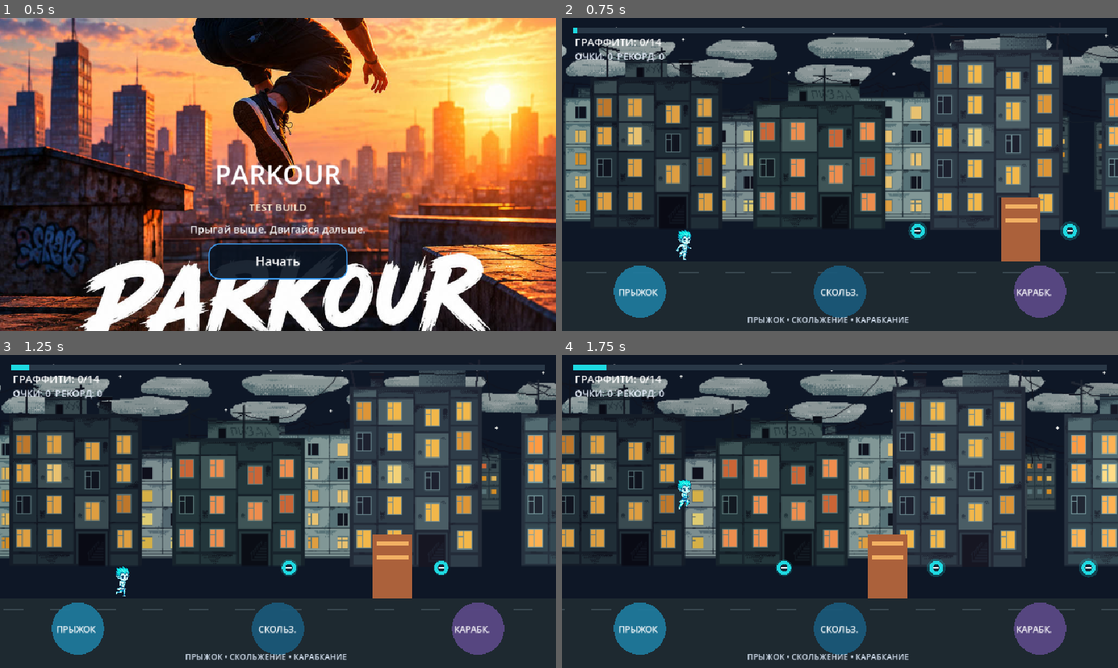
Above: before the commit, frames 1-4 (two rows, left to right).
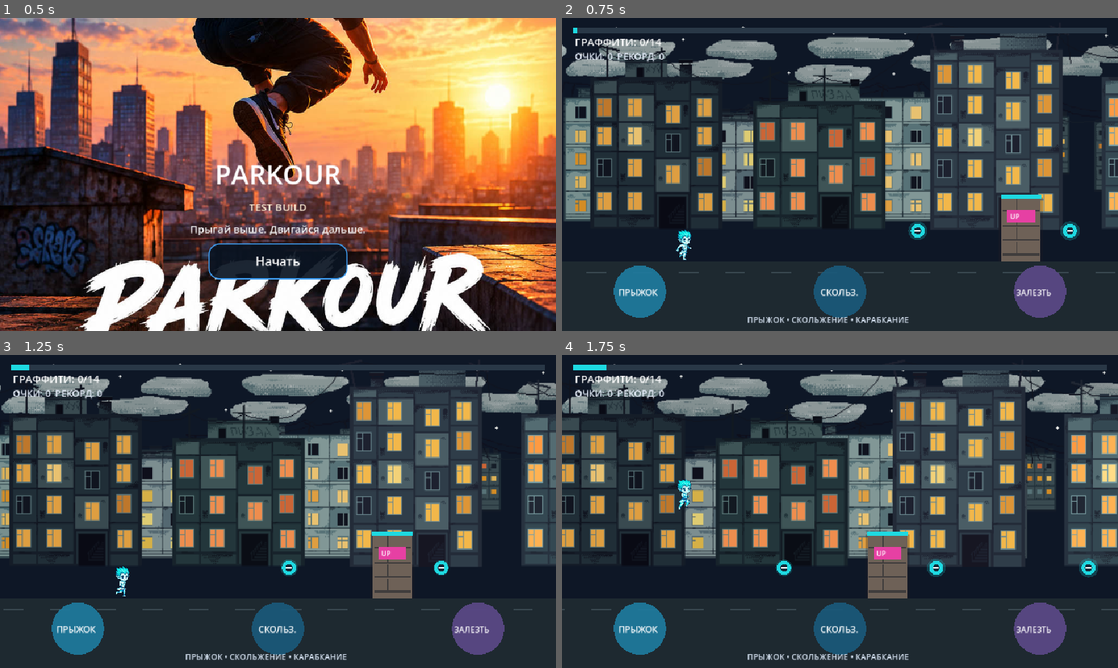
Above: after the commit, the same moments.

Repository: starden-opsv/Parkour
Game: Godot game, scene res://main.tscn
Two runs of this game, one before a commit and one after it. Both use one fixed random seed, a clock stepped at 60 frames per second and the inputs below.
Inputs (mouse positions are in pixels of both pictures, inside the frame that each line leads up to):
- Up to frame 1 (0.5 s): no input
- Up to frame 2 (0.75 s): click "Начать" at 0.5 s
- Up to frame 3 (1.25 s): no input
- Up to frame 4 (1.75 s): tap Enter at 1.25 s; move the mouse to (962, 495) at 1.27 s; hold Up from 1.28 s (still down); tap R at 1.35 s; click (962, 495) at 1.42 s; tap Space at 1.52 s

Frame 1 is identical in both runs. In frame 2, 1.6% of the frame differs, in the area x 79-88%, y 56-89%; in frame 3, 1.6%; in frame 4, 1.7%, in the area x 54-88%, y 56-89%.

Commit message:
Redesign assisted climb and parkour obstacles

Diff:
--- a/level_1.gd
+++ b/level_1.gd
@@ -5,8 +5,10 @@
 const GRAVITY := 1150.0
 const JUMP_SPEED := -520.0
 const SLIDE_DURATION := 0.78
-const CLIMB_DURATION := 0.82
-const CLIMB_RANGE := 105.0
+const CLIMB_RANGE := 650.0
+const CLIMB_UP_DURATION := 0.34
+const CLIMB_DOWN_DURATION := 0.32
+const CLIMB_OBSTACLE_HEIGHT := 112.0
 const MIN_LEVEL_LENGTH := 4200.0
 const MAX_LEVEL_LENGTH := 5000.0
 const PLAYER_X_RATIO := 0.22
@@ -50,6 +52,10 @@
 var slide_requested := false
 var climb_requested := false
 var climb_timer := 0.0
+var climb_state := "" # approach -> up -> cross -> down
+var climb_target_x := -1.0
+var climb_phase_timer := 0.0
+var climb_start_y := 0.0
 var character_anim_time := 0.0
 var player_sprite: AnimatedSprite2D
 var was_airborne := false
@@ -116,11 +122,11 @@
 			queue_redraw()
 		return
 
-	if climb_requested and on_ground and slide_timer <= 0.0 and climb_timer <= 0.0:
+	if climb_requested and on_ground and slide_timer <= 0.0 and climb_state.is_empty():
 		_try_climb()
 	climb_requested = false
 
-	if jump_requested and slide_timer <= 0.0 and climb_timer <= 0.0:
+	if jump_requested and slide_timer <= 0.0 and climb_state.is_empty():
 		if on_ground:
 			player_vy = JUMP_SPEED
 			on_ground = false
@@ -131,7 +137,7 @@
 			jump_count = 2
 	jump_requested = false
 
-	if slide_requested and on_ground and slide_timer <= 0.0 and climb_timer <= 0.0:
+	if slide_requested and on_ground and slide_timer <= 0.0 and climb_state.is_empty():
 		slide_timer = SLIDE_DURATION
 		player_y = _ground_y() - SLIDE_HEIGHT
 	slide_requested = false
@@ -140,25 +146,17 @@
 		if slide_timer == 0.0 and on_ground:
 			player_y = _ground_y() - PLAYER_HEIGHT
 
-	if climb_timer > 0.0:
-		climb_timer = maxf(0.0, climb_timer - delta)
-		world_x += _current_run_speed() * 1.6 * delta
-		var climb_progress := 1.0 - climb_timer / CLIMB_DURATION
-		player_vy = 0.0
-		player_y = _ground_y() - PLAYER_HEIGHT - sin(climb_progress * PI) * 135.0
-		if climb_timer == 0.0:
-			player_y = _ground_y() - PLAYER_HEIGHT
-			on_ground = true
-			jump_count = 0
+	if not climb_state.is_empty():
+		_process_climb(delta)
 	else:
 		world_x += (_current_run_speed() * 1.35 if slide_timer > 0.0 else _current_run_speed()) * delta
 		player_vy += GRAVITY * delta
 		player_y += player_vy * delta
-	if climb_timer <= 0.0 and player_y + _player_height() >= _ground_y():
-		player_y = _ground_y() - _player_height()
-		player_vy = 0.0
-		on_ground = true
-		jump_count = 0
+		if player_y + _player_height() >= _ground_y():
+			player_y = _ground_y() - _player_height()
+			player_vy = 0.0
+			on_ground = true
+			jump_count = 0
 
 	_check_pickups()
 	_check_obstacles()
@@ -295,25 +293,88 @@
 	return rects
 
 func _try_climb() -> void:
-	var player_x := _player_screen_x()
+	# The climb button is an assisted parkour action: approach, mantle, cross, drop.
+	# Only start if a climbable block is close enough and no other obstacle comes first.
+	var nearest_climb_x := -1.0
+	var nearest_distance := CLIMB_RANGE + 1.0
 	for obstacle in _obstacles():
-		if str(obstacle["kind"]) != "climb":
+		var distance: float = float(obstacle["x"]) - world_x
+		if distance < -PLAYER_WIDTH or distance > CLIMB_RANGE:
 			continue
-		var obstacle_screen_x: float = float(obstacle["x"]) - world_x + player_x
-		var distance := obstacle_screen_x - player_x
-		if distance >= -PLAYER_WIDTH and distance <= CLIMB_RANGE:
-			climb_timer = CLIMB_DURATION
-			on_ground = false
-			player_vy = 0.0
-			jump_count = 0
+		if str(obstacle["kind"]) == "climb" and distance < nearest_distance:
+			nearest_distance = distance
+			nearest_climb_x = float(obstacle["x"])
+	if nearest_climb_x < 0.0:
+		return
+	for obstacle in _obstacles():
+		var distance: float = float(obstacle["x"]) - world_x
+		if distance >= -PLAYER_WIDTH and distance < nearest_distance and str(obstacle["kind"]) != "climb":
 			return
+	climb_target_x = nearest_climb_x
+	climb_state = "approach"
+	climb_phase_timer = 0.0
+	climb_start_y = player_y
+	on_ground = true
+	player_vy = 0.0
+	jump_count = 0
+
+func _process_climb(delta: float) -> void:
+	var ground := _ground_y()
+	var top_y := ground - PLAYER_HEIGHT - CLIMB_OBSTACLE_HEIGHT
+	var speed := _current_run_speed()
+	player_vy = 0.0
+	match climb_state:
+		"approach":
+			# Keep running until the character reaches the front face of the block.
+			var obstacle_screen_x := climb_target_x - world_x + _player_screen_x()
+			if obstacle_screen_x > _player_screen_x() + PLAYER_WIDTH * 0.5 + 2.0:
+				world_x += speed * delta
+				player_y = ground - PLAYER_HEIGHT
+			else:
+				climb_state = "up"
+				climb_phase_timer = 0.0
+				climb_start_y = player_y
+				on_ground = false
+		"up":
+			climb_phase_timer = minf(1.0, climb_phase_timer + delta / CLIMB_UP_DURATION)
+			player_y = lerpf(ground - PLAYER_HEIGHT, top_y, _ease_out(climb_phase_timer))
+			if climb_phase_timer >= 1.0:
+				climb_state = "cross"
+				climb_phase_timer = 0.0
+				player_y = top_y
+		"cross":
+			# Run across the obstacle top; don't freeze in place on the ledge.
+			world_x += speed * delta
+			player_y = top_y
+			var obstacle_right_screen_x := climb_target_x + 34.0 - world_x + _player_screen_x()
+			if obstacle_right_screen_x < _player_screen_x() - PLAYER_WIDTH * 0.5:
+				climb_state = "down"
+				climb_phase_timer = 0.0
+				climb_start_y = player_y
+		"down":
+			climb_phase_timer = minf(1.0, climb_phase_timer + delta / CLIMB_DOWN_DURATION)
+			player_y = lerpf(climb_start_y, ground - PLAYER_HEIGHT, _ease_in(climb_phase_timer))
+			world_x += speed * 0.35 * delta
+			if climb_phase_timer >= 1.0:
+				climb_state = ""
+				climb_target_x = -1.0
+				climb_phase_timer = 0.0
+				player_y = ground - PLAYER_HEIGHT
+				on_ground = true
+				jump_count = 0
+
+func _ease_out(t: float) -> float:
+	return 1.0 - pow(1.0 - clampf(t, 0.0, 1.0), 3.0)
+
+func _ease_in(t: float) -> float:
+	return pow(clampf(t, 0.0, 1.0), 2.0)
 
 func _check_obstacles() -> void:
 	var player_rect := _player_rect()
 	var player_x := _player_screen_x()
 	var ground := _ground_y()
 	for obstacle in _obstacles():
-		if climb_timer > 0.0 and str(obstacle["kind"]) == "climb":
+		if not climb_state.is_empty() and str(obstacle["kind"]) == "climb" and is_equal_approx(float(obstacle["x"]), climb_target_x):
 			continue
 		var obstacle_screen_x: float = float(obstacle["x"]) - world_x + player_x
 		if obstacle_screen_x < -80.0 or obstacle_screen_x > size.x + 80.0:
@@ -475,12 +536,23 @@
 		var ox: float = float(obstacle["x"]) - world_x + player_x
 		if ox > -80 and ox < w + 80:
 			if str(obstacle["kind"]) == "jump":
-				draw_rect(Rect2(ox - 32, ground - 78, 64, 78), Color(0.9, 0.42, 0.22))
-				draw_line(Vector2(ox - 22, ground - 58), Vector2(ox + 22, ground - 58), Color(1.0, 0.8, 0.55), 4.0)
+				# Roadwork barrier: silhouette, reflective stripes and feet read clearly at speed.
+				draw_rect(Rect2(ox - 35, ground - 76, 70, 76), Color(0.18, 0.12, 0.12, 0.28))
+				draw_rect(Rect2(ox - 32, ground - 72, 64, 72), Color(0.82, 0.25, 0.17))
+				draw_rect(Rect2(ox - 32, ground - 55, 64, 13), Color(1.0, 0.83, 0.48))
+				draw_rect(Rect2(ox - 32, ground - 31, 64, 13), Color(1.0, 0.83, 0.48))
+				draw_rect(Rect2(ox - 38, ground - 7, 76, 7), Color(0.24, 0.27, 0.3))
 			elif str(obstacle["kind"]) == "climb":
-				draw_rect(Rect2(ox - 34, ground - 112, 68, 112), Color(0.67, 0.38, 0.23))
-				draw_rect(Rect2(ox - 27, ground - 100, 54, 7), Color(0.95, 0.69, 0.39))
-				draw_rect(Rect2(ox - 27, ground - 76, 54, 7), Color(0.95, 0.69, 0.39))
+				# Stack of tagged concrete blocks with a bright top lip: this is the climb target.
+				draw_rect(Rect2(ox - 38, ground - 112, 76, 112), Color(0.12, 0.10, 0.13, 0.3))
+				draw_rect(Rect2(ox - 34, ground - 112, 68, 112), Color(0.43, 0.38, 0.34))
+				for row in range(4):
+					var by := ground - 88.0 + float(row) * 25.0
+					draw_line(Vector2(ox - 32, by), Vector2(ox + 32, by), Color(0.25, 0.24, 0.24), 3.0)
+					draw_line(Vector2(ox - 8, by - 22), Vector2(ox - 8, by), Color(0.25, 0.24, 0.24), 2.0)
+				draw_rect(Rect2(ox - 35, ground - 116, 70, 8), Color(0.12, 0.85, 0.88))
+				draw_rect(Rect2(ox - 24, ground - 90, 48, 22), Color(0.9, 0.25, 0.64))
+				draw_string(ThemeDB.fallback_font, Vector2(ox - 20, ground - 74), "UP", HORIZONTAL_ALIGNMENT_LEFT, 40, 12, Color.WHITE)
 			else:
 				draw_rect(Rect2(ox - 28, ground - 52, 56, 12), Color(0.88, 0.32, 0.28))
 				draw_rect(Rect2(ox - 28, ground - 52, 8, 26), Color(0.88, 0.32, 0.28))
@@ -510,7 +582,7 @@
 	draw_circle(Vector2(w * 0.50, h - 68), 45, Color(0.1, 0.35, 0.48, 0.92))
 	draw_string(ThemeDB.fallback_font, Vector2(w * 0.50 - 34, h - 61), "СКОЛЬЗ.", HORIZONTAL_ALIGNMENT_LEFT, -1, 15, Color.WHITE)
 	draw_circle(Vector2(w * 0.86, h - 68), 45, Color(0.35, 0.28, 0.52, 0.95))
-	draw_string(ThemeDB.fallback_font, Vector2(w * 0.86 - 42, h - 61), "КАРАБК.", HORIZONTAL_ALIGNMENT_LEFT, -1, 15, Color.WHITE)
+	draw_string(ThemeDB.fallback_font, Vector2(w * 0.86 - 42, h - 61), "ЗАЛЕЗТЬ", HORIZONTAL_ALIGNMENT_LEFT, -1, 14, Color.WHITE)
 	draw_string(ThemeDB.fallback_font, Vector2(w * 0.5 - 160, h - 14), "ПРЫЖОК • СКОЛЬЖЕНИЕ • КАРАБКАНИЕ", HORIZONTAL_ALIGNMENT_LEFT, -1, 14, Color(0.85, 0.9, 0.96))
 	if ended:
 		_draw_result()
